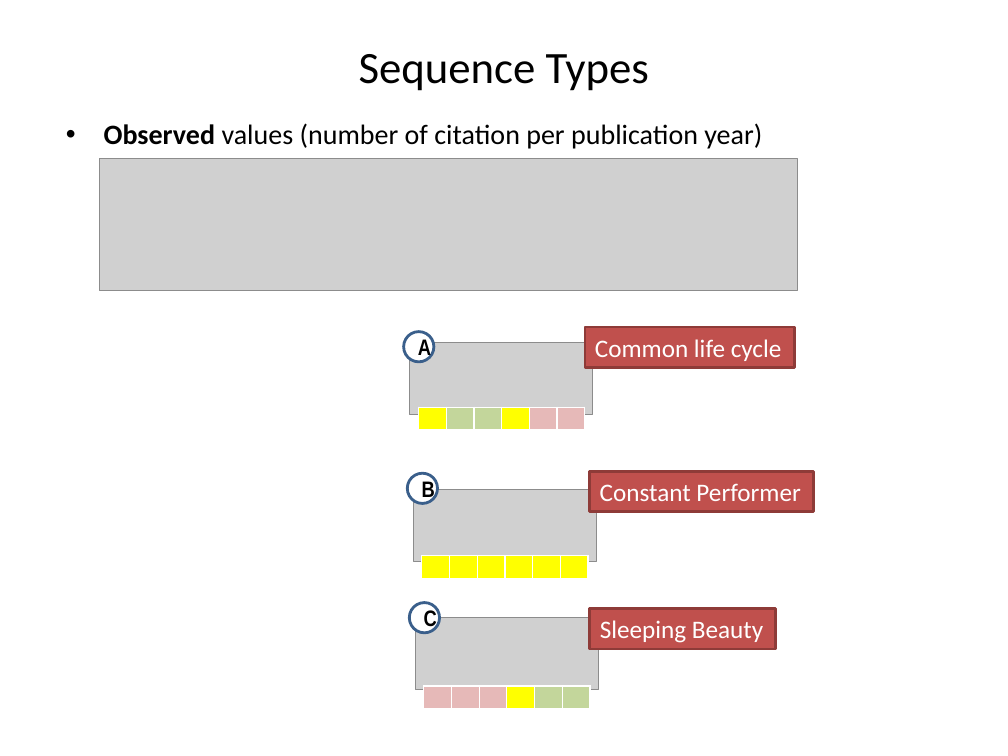
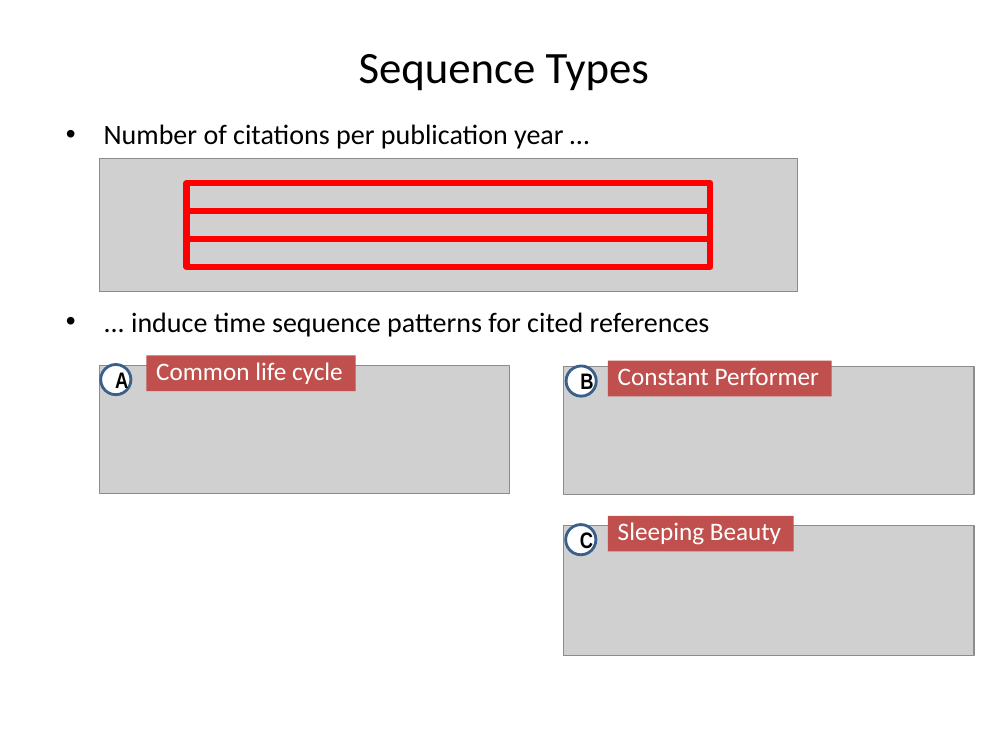
Before and after one commit to andreas-thor/cre, a slide deck: slide 7 of docs/slides/cre_overview.pptx (slide 5 before the commit). Drawn at 1008x756 pixels with LibreOffice and Linux fonts; fonts in the diff are those of the drawing; grey boxes stand for pictures. Boxes give left, top, right and bottom in pixels: in the first picture for what was removed or moved away, otherwise in the second. Text is boxed around its words. In the diff, an @@ line names an element or a change of style, - is before the commit and + after.

```diff
--- a/docs/slides/cre_overview.pptx
+++ b/docs/slides/cre_overview.pptx
@@ text at <box>104,124,710,337</box>: text changed @@
-• Observed values (number of citation per publication year)
+• Number of citations per publication year …
+• ... induce time sequence patterns for cited references
@@ rectangle added at <box>186,183,711,212</box>, outline #FF0000 4.5 pt @@
@@ rectangle added at <box>186,212,711,240</box>, outline #FF0000 4.5 pt @@
@@ rectangle added at <box>186,239,711,267</box>, outline #FF0000 4.5 pt @@
@@ outline #8E3B39 2 pt to none in 3 elements at <box>608,516,793,551</box>, <box>608,361,832,396</box>, <box>146,356,356,391</box> @@
@@ rectangle "Common life cycle": place and size @@
-rectangle "Common life cycle" at <box>585,327,794,367</box>
+rectangle "Common life cycle" at <box>146,356,356,391</box>
@@ picture: place and size @@
-picture at <box>410,343,594,414</box>
+picture at <box>99,366,509,494</box>
@@ ellipse "A": place and size @@
-ellipse "A" at <box>403,332,433,362</box>
+ellipse "A" at <box>101,365,131,395</box>
@@ picture: place and size @@
-picture at <box>413,490,597,561</box>
+picture at <box>563,367,974,495</box>
@@ ellipse "B": place and size @@
-ellipse "B" at <box>407,473,437,503</box>
+ellipse "B" at <box>566,366,597,396</box>
@@ rectangle "Constant Performer": place and size @@
-rectangle "Constant Performer" at <box>590,472,813,512</box>
+rectangle "Constant Performer" at <box>608,361,832,396</box>
@@ table removed at <box>418,407,588,431</box>, 1 rows, 6 columns @@
- |  |  |  |  | 
@@ picture: place and size @@
-picture at <box>415,618,599,689</box>
+picture at <box>563,525,974,656</box>
@@ ellipse "C": place and size @@
-ellipse "C" at <box>409,603,439,633</box>
+ellipse "C" at <box>565,524,596,554</box>
@@ rectangle "Sleeping Beauty": place and size @@
-rectangle "Sleeping Beauty" at <box>590,609,775,649</box>
+rectangle "Sleeping Beauty" at <box>608,516,793,551</box>
@@ table removed at <box>421,555,591,580</box>, 1 rows, 6 columns @@
- |  |  |  |  | 
@@ table removed at <box>423,686,593,711</box>, 1 rows, 6 columns @@
- |  |  |  |  | 
```
Also in this commit, not shown: 3 other slides changed, 5 slides added, 2 other files.
